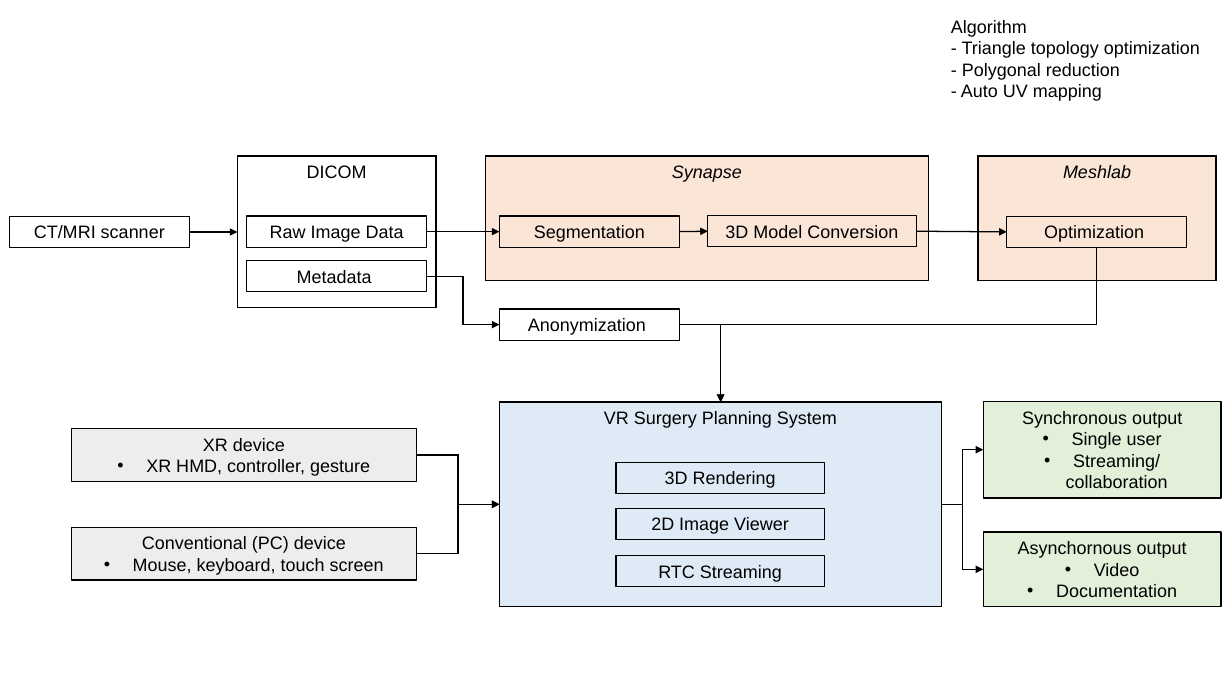
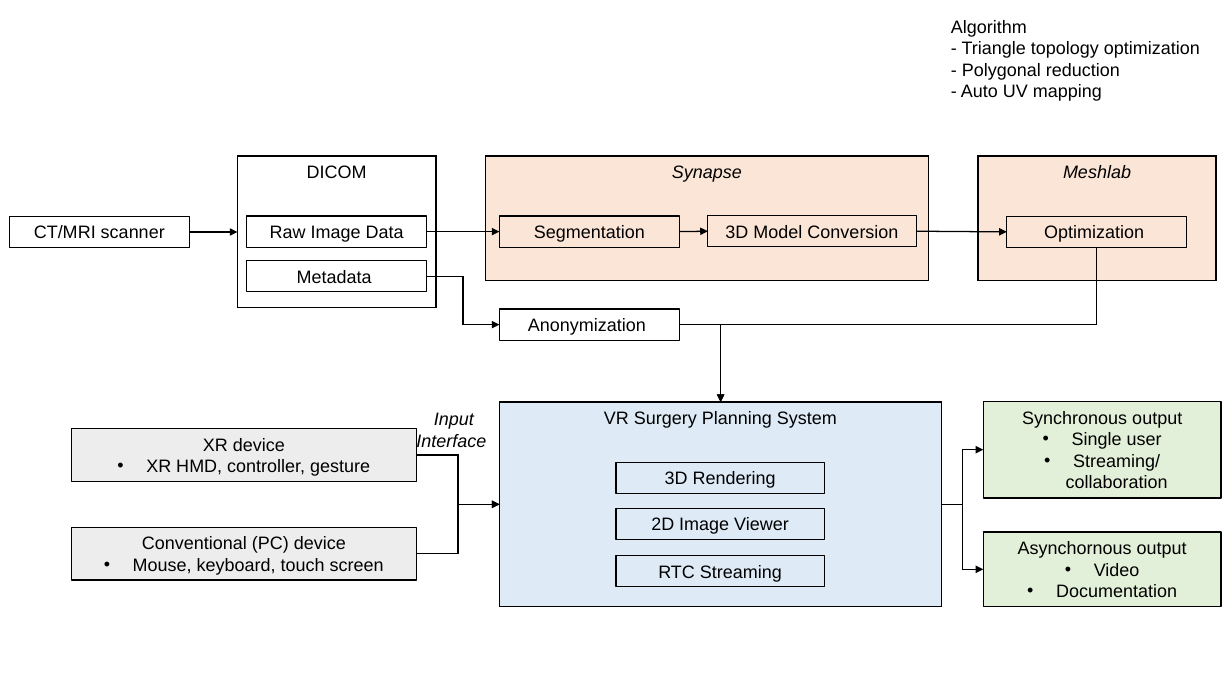
Before and after one commit to Doadaodao/VR-Surgery, a slide deck: slide 3 of Graphs.pptx (slide 1 before the commit). Drawn at 1232x693 pixels with LibreOffice and Linux fonts; fonts in the diff are those of the drawing. Boxes give left, top, right and bottom in pixels: in the first picture for what was removed or moved away, otherwise in the second. Text is boxed around its words. In the diff, an @@ line names an element or a change of style, - is before the commit and + after.

```diff
--- a/Graphs.pptx
+++ b/Graphs.pptx
@@ text added at bbox=[416, 412, 486, 451], 14 pt, text #000000, italic @@
+Input Interface
```
Also in this commit, not shown: 2 slides added, 30 other files.
